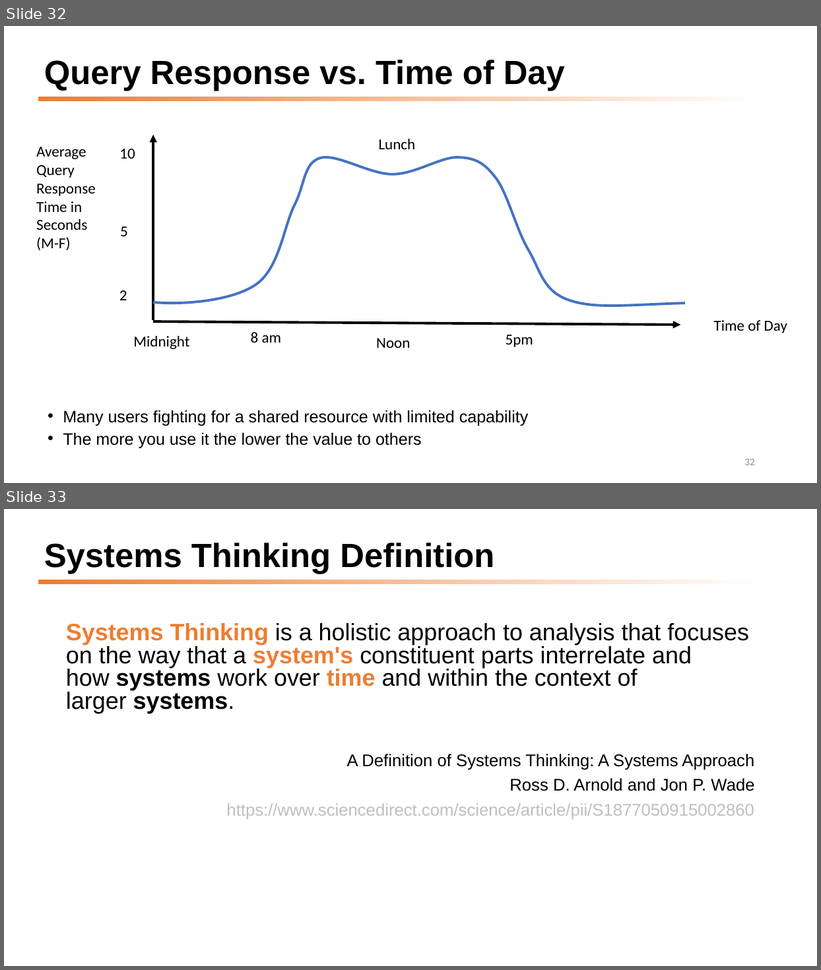
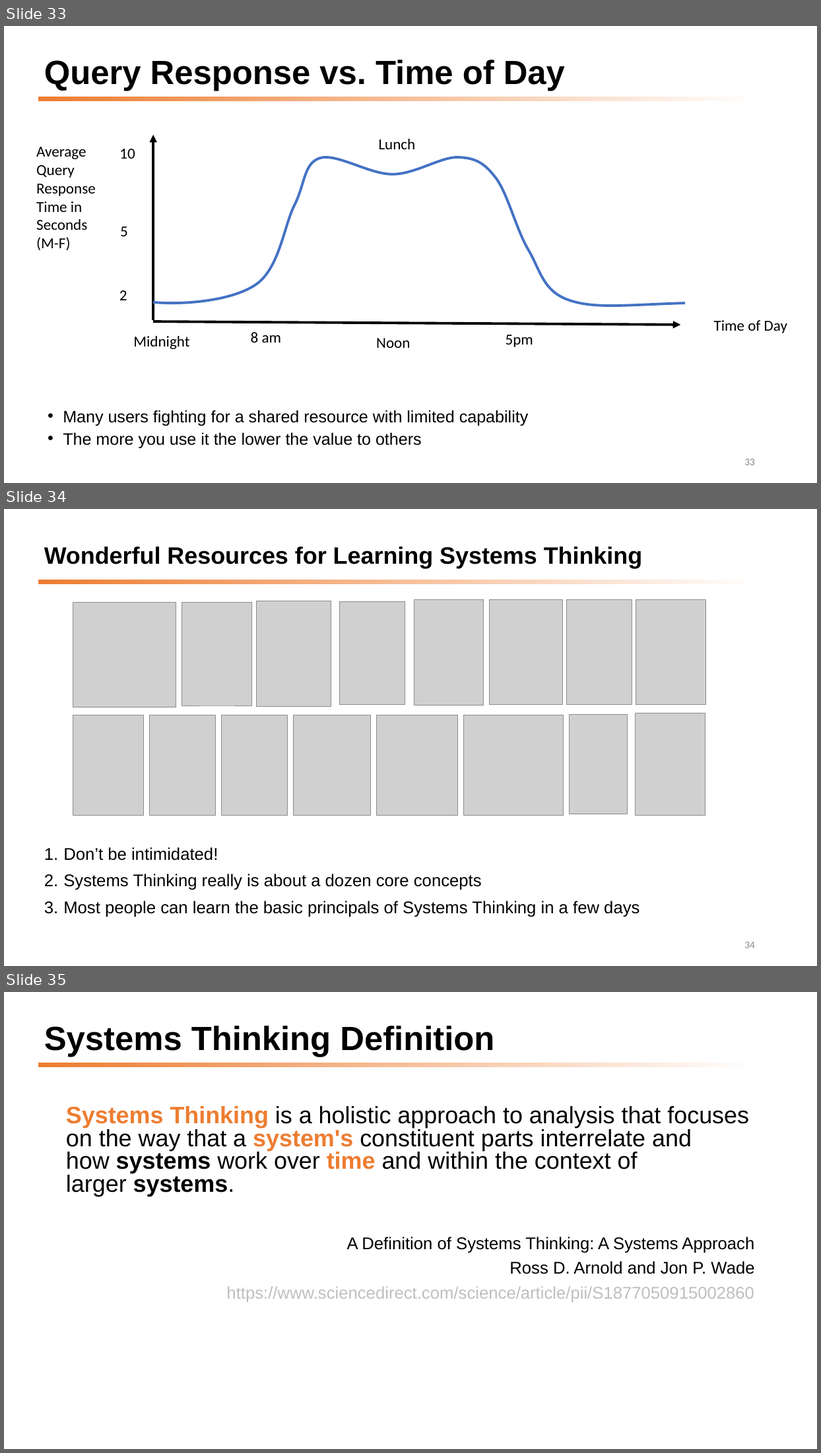
Before and after one commit to dmccreary/graph-systems-thinking, a slide deck: docs/presentations/GST-Half-Day-Workshop-2022.pptx. Shown one above the other, each under a label of ours: slides 32 and 33 before the commit, slides 33, 34 and 35 after it. The pictures are 821x970 and 821x1453 pixels, drawn with LibreOffice and Linux fonts; fonts in the diff are those of the drawing; grey boxes stand for pictures. Boxes give left, top, right and bottom in pixels: in the first picture for what was removed or moved away, otherwise in the second. Text is boxed around its words. In the diff, an @@ line names an element or a change of style, - is before the commit and + after.

```diff
--- a/docs/presentations/GST-Half-Day-Workshop-2022.pptx
+++ b/docs/presentations/GST-Half-Day-Workshop-2022.pptx
@@ slide 34 added at (x1=4, y1=509, x2=817, y2=966), background #FFFFFF; not listed: 1 template element that a slide beside it also shows @@
@@ title added at (x1=44, y1=547, x2=642, y2=568), 28 pt, text #000000, bold @@
+Wonderful Resources for Learning Systems Thinking
@@ picture added at (x1=73, y1=602, x2=176, y2=708) @@
@@ picture added at (x1=182, y1=602, x2=252, y2=706) @@
@@ picture added at (x1=257, y1=601, x2=331, y2=706) @@
@@ picture added at (x1=340, y1=601, x2=405, y2=705) @@
@@ picture added at (x1=415, y1=600, x2=483, y2=706) @@
@@ picture added at (x1=490, y1=600, x2=563, y2=705) @@
@@ picture added at (x1=566, y1=600, x2=632, y2=705) @@
@@ picture added at (x1=636, y1=600, x2=706, y2=705) @@
@@ picture added at (x1=73, y1=716, x2=145, y2=816) @@
@@ picture added at (x1=150, y1=716, x2=216, y2=816) @@
@@ picture added at (x1=222, y1=716, x2=288, y2=816) @@
@@ picture added at (x1=293, y1=716, x2=371, y2=816) @@
@@ picture added at (x1=377, y1=716, x2=458, y2=816) @@
@@ picture added at (x1=464, y1=716, x2=564, y2=816) @@
@@ picture added at (x1=570, y1=714, x2=628, y2=815) @@
@@ picture added at (x1=636, y1=714, x2=706, y2=816) @@
@@ text added at (x1=63, y1=848, x2=640, y2=918), 20 pt, text #000000 @@
+1. Don’t be intimidated!
+2. Systems Thinking really is about a dozen core concepts
+3. Most people can learn the basic principals of Systems Thinking in a few days
@@ page number added at (x1=745, y1=942, x2=755, y2=949), 12 pt, text #8C8C8C @@
+34
@@ what was slide 32 is now slide 33 @@
@@ page number at (x1=745, y1=459, x2=755, y2=466): text changed @@
-32
+33
@@ what was slide 33 is now slide 35 @@
```
Also in this commit, not shown: 2 slides changed, 1 other slide added.
